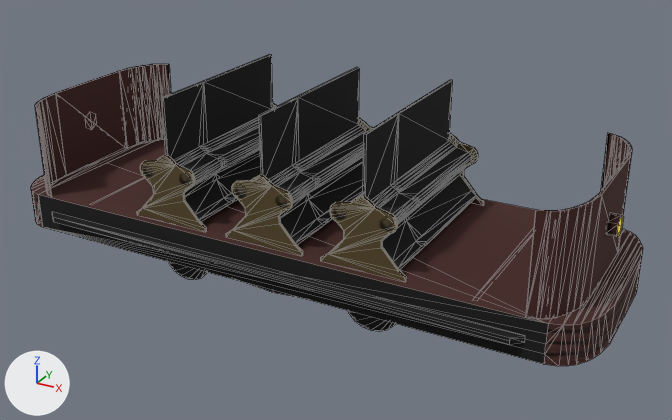
Renders of the glTF model public/trolley.glb from each side of a commit.
Camera for both pictures: a 50 mm camera at (2.13, -3.65, 1.37) aimed at (0.12, 0.01, -0.46). Every picture has the same lights, and +X, +Y and +Z are marked at lower left. Mesh edges are drawn as thin lines. Where no turn or scale is listed for an object, it has been applied to the vertices. Vertices at the same position are counted once.

Names of what the first picture shows: 'defaultMaterial'.
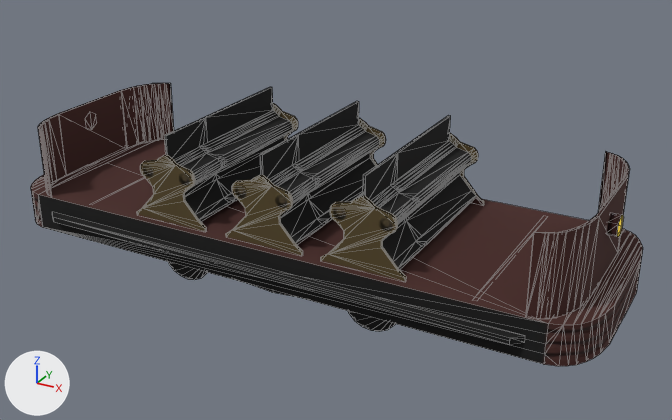
Pixel boxes (x1, y1, x2, y2) of what changed, in the pictures (672 x 420 px; the box of a moved part takes in the faces that stretch with it):
```json
{"object": "defaultMaterial", "change": "reshaped", "before": [31, 54, 643, 366], "after": [31, 83, 643, 366], "on screen": "9% shorter"}
{"part": 1, "of": "me_defaultmaterial", "change": "moved or reshaped", "before": [526, 133, 632, 318], "after": [526, 152, 629, 318]}
{"part": 2, "of": "me_defaultmaterial", "change": "moved or reshaped", "before": [35, 64, 171, 196], "after": [38, 83, 174, 196]}
{"part": 3, "of": "me_defaultmaterial", "change": "moved or reshaped", "before": [161, 54, 452, 200], "after": [164, 87, 451, 200]}
```

Edits to the scene script, one JSON object a line:
```json
{"block": "me_defaultmaterial", "where": "me_defaultmaterial.from_pydata(...)  # 1448 vertices, 2641 faces; spans x -1.53..1.53, y -0.56..0.57, z -0.83..0.14"}
{"block": "me_defaultmaterial", "where": "# used by ob_defaultmaterial; location = (0.0, 0.0, 0.0)"}
{"block": "me_defaultmaterial", "change": "me_defaultmaterial part 1: all 44 vertices in x 1.25..1.43, y -0.5..0.52, z -0.02 are moved by (0.0, 0.0, -0.09)"}
{"block": "me_defaultmaterial", "change": "me_defaultmaterial part 2: all 42 vertices in x -1.43..-1.26, y -0.49..0.52, z -0.02 are moved by (0.0, 0.0, -0.11)"}
{"block": "me_defaultmaterial", "change": "me_defaultmaterial part 3: all 28 vertices in x -0.53..0.51, y -0.45..0.46, z 0.14 are moved by (0.0, 0.0, -0.18)"}
```
